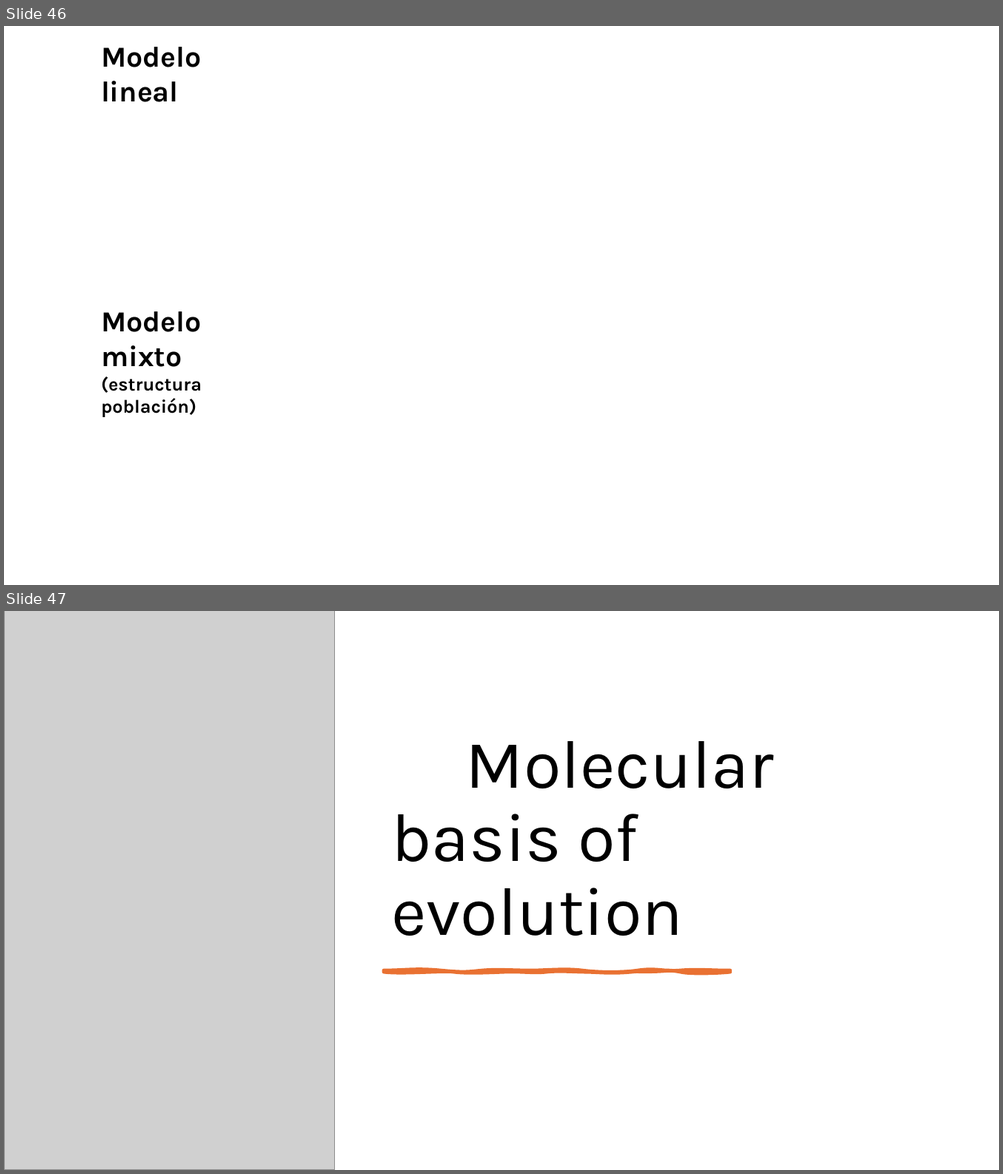
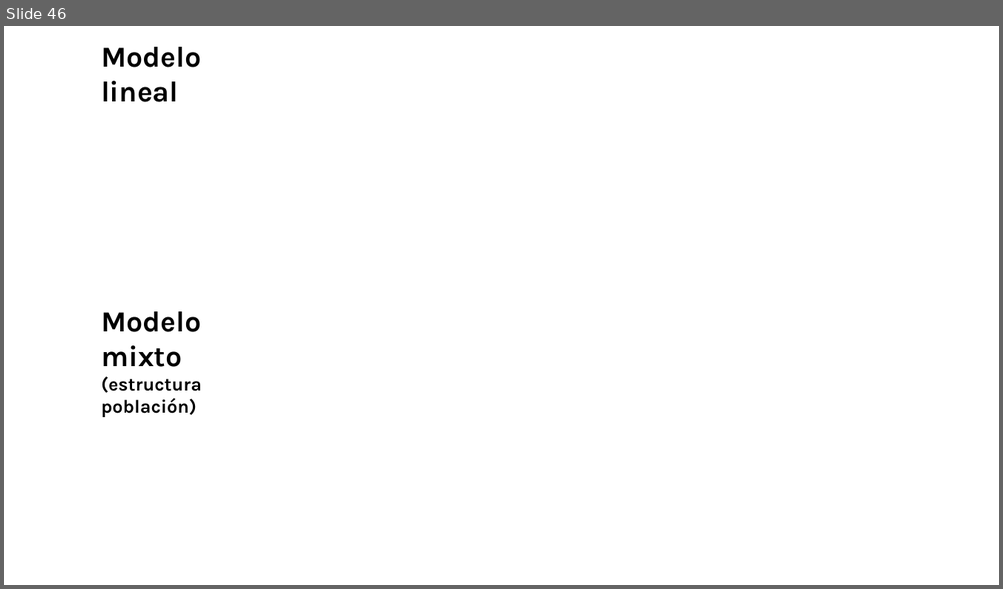
Before and after one commit to ccsosa/Evolutionary_genetics, a slide deck: Semana8/Molecular basis of evolution.pptx. Shown one above the other, each under a label of ours: slides 46 and 47 before the commit, slide 46 after it. The pictures are 1003x1174 and 1003x589 pixels, drawn with LibreOffice and Linux fonts; fonts in the diff are those of the drawing; grey boxes stand for pictures; background and template pictures are left out. Boxes give left, top, right and bottom in pixels: in the first picture for what was removed or moved away, otherwise in the second. Text is boxed around its words. In the diff, an @@ line names an element or a change of style, - is before the commit and + after.

```diff
--- a/Semana8/Molecular basis of evolution.pptx
+++ b/Semana8/Molecular basis of evolution.pptx
@@ slide 47 removed at <box>4,611,999,1170</box>, background #FFFFFF @@
@@ picture removed at <box>4,611,335,1170</box> @@
@@ title removed at <box>391,741,774,936</box> @@
-Molecular basis of evolution
@@ freeform shape removed at <box>384,971,730,972</box> @@
```
Also in this commit, not shown: 3 other slides removed, 1 other file.
